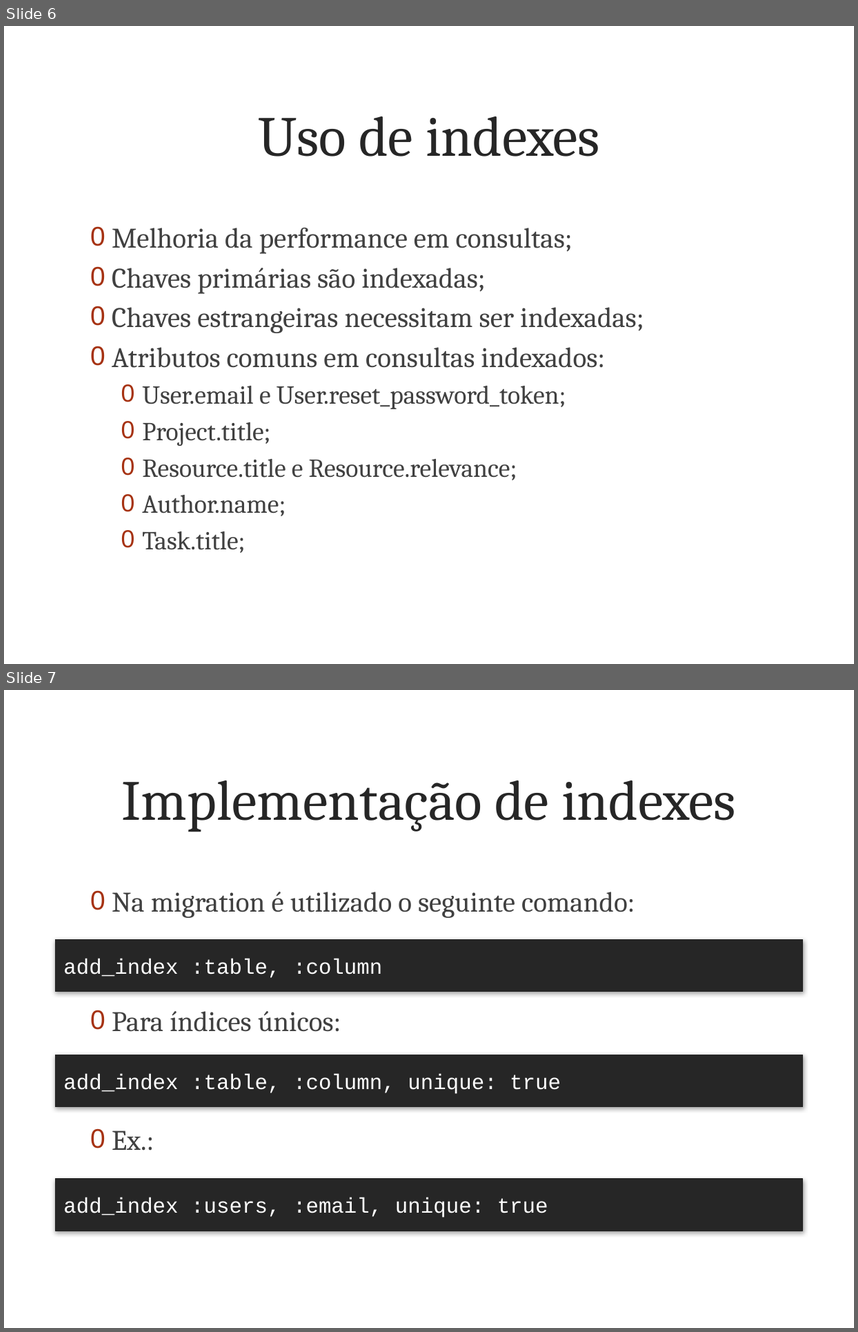
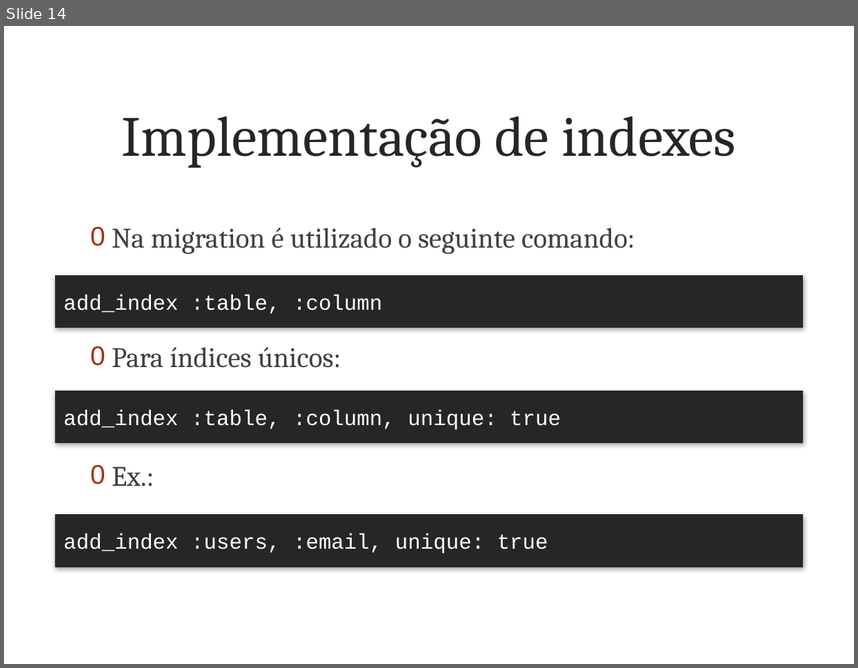
Before and after one commit to marcoafilho/my-last-project, a slide deck: doc/articles/part3/presentation.pptx. Shown one above the other, each under a label of ours: slides 6 and 7 before the commit, slide 14 after it. The pictures are 858x1332 and 858x668 pixels, drawn with LibreOffice and Linux fonts; fonts in the diff are those of the drawing; background and template pictures are left out. Boxes give left, top, right and bottom in pixels: in the first picture for what was removed or moved away, otherwise in the second. Text is boxed around its words. In the diff, an @@ line names an element or a change of style, - is before the commit and + after.

```diff
--- a/doc/articles/part3/presentation.pptx
+++ b/doc/articles/part3/presentation.pptx
@@ slide 6 removed at bbox=[4, 26, 854, 664], background picture (left out) @@
@@ title removed at bbox=[258, 116, 600, 156] @@
-Uso de indexes
@@ text removed at bbox=[112, 227, 644, 552] @@
-0 Melhoria da performance em consultas;
-0 Chaves primárias são indexadas;
-0 Chaves estrangeiras necessitam ser indexadas;
-0 Atributos comuns em consultas indexados:
-  0 User.email e User.reset_password_token;
-  0 Project.title;
-  0 Resource.title e Resource.relevance;
-  0 Author.name;
-  0 Task.title;
@@ what was slide 7 is now slide 14 @@
```
Also in this commit, not shown: 1 slide changed, 12 slides added, 4 other slides removed, 39 other files.
